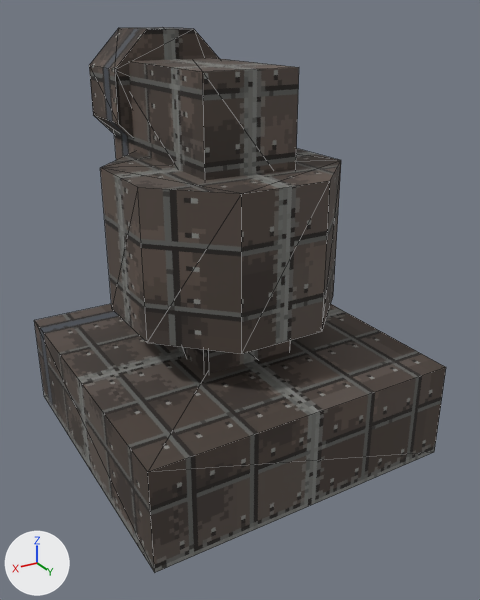
The glTF model assets/models/batch030/enemies/enemy_role_artillery.glb, before and after one commit.
Both versions are drawn from a 50 mm lens placed at (1.15, 2.07, 1.55), pointed at (-0.03, 0.11, 0.57). Lighting does not change. The marker at lower left points along +X, +Y and +Z. The first picture is the older version. Mesh edges are drawn as thin lines. Vertices at exactly the same position are counted once.

Objects in the first picture: 'enemy_role_artillery'.
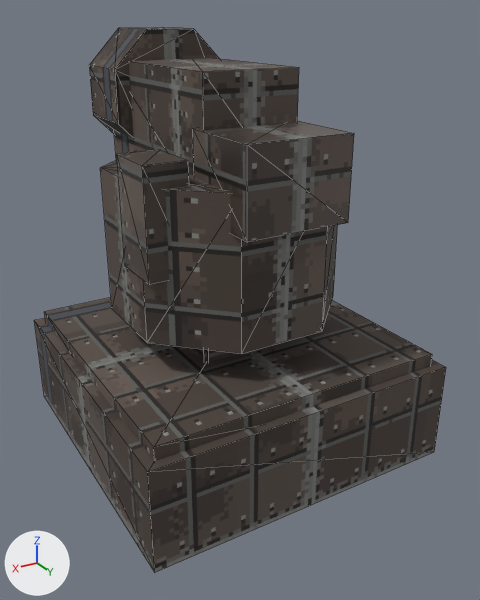
Boxes (x1, y1, x2, y2) around the edits, measured in the pictures (480 x 600 px):
part 1 of me_enemy_role_artillery, added: after (44, 298, 432, 461)
part 2 of me_enemy_role_artillery, added: after (193, 121, 354, 242)
part 3 of me_enemy_role_artillery, added: after (117, 150, 189, 285)

The change, as a diff of the scene's bpy script:
```diff
--- a/assets/models/batch030/enemies/enemy_role_artillery.glb.py
+++ b/assets/models/batch030/enemies/enemy_role_artillery.glb.py
@@ img_enemy_role_artillery_mech_t @@
+img_enemy_role_artillery_mech_t = load_image('enemy_role_artillery_mech_t', '_unpacked/enemy_role_artillery_mech_t', 128, 128, 'sRGB')
@@ mat_enemy_role_artillery_mech @@
+mat_enemy_role_artillery_mech = principled_material('enemy_role_artillery_mech')
+mat_enemy_role_artillery_mech.texture = img_enemy_role_artillery_mech_t
+mat_enemy_role_artillery_mech.roughness = 0.42
@@ me_enemy_role_artillery @@
 # used by ob_enemy_role_artillery; location = (0.0, 0.0, 0.0)
-me_enemy_role_artillery.from_pydata(...)  # 104 vertices, 176 faces; spans x -0.59..0.59, y -0.62..0.62, z 0.0..1.5
+me_enemy_role_artillery.from_pydata(...)  # 128 vertices, 212 faces; spans x -0.59..0.59, y -0.62..0.62, z 0.0..1.5
+# me_enemy_role_artillery part 1: a new loose piece, a box spanning x -0.55..0.55, y -0.51..0.59, z 0.26..0.42, in mat_enemy_role_artillery_plate (picture img_enemy_role_artillery_plate_t)
+# me_enemy_role_artillery part 2: a new loose piece, a box spanning x -0.19..0.19, y 0.18..0.5, z 0.95..1.22, in mat_enemy_role_artillery_mech (picture img_enemy_role_artillery_mech_t)
+# me_enemy_role_artillery part 3: a new loose piece, a box spanning x 0.25..0.4, y 0.06..0.26, z 0.78..1.15, in mat_enemy_role_artillery_mech (picture img_enemy_role_artillery_mech_t)
 me_enemy_role_artillery.materials.append(mat_enemy_role_artillery_body)
@@ me_enemy_role_artillery @@
 me_enemy_role_artillery.materials.append(mat_enemy_role_artillery_mark)
+me_enemy_role_artillery.materials.append(mat_enemy_role_artillery_mech)  # picture img_enemy_role_artillery_mech_t
```
